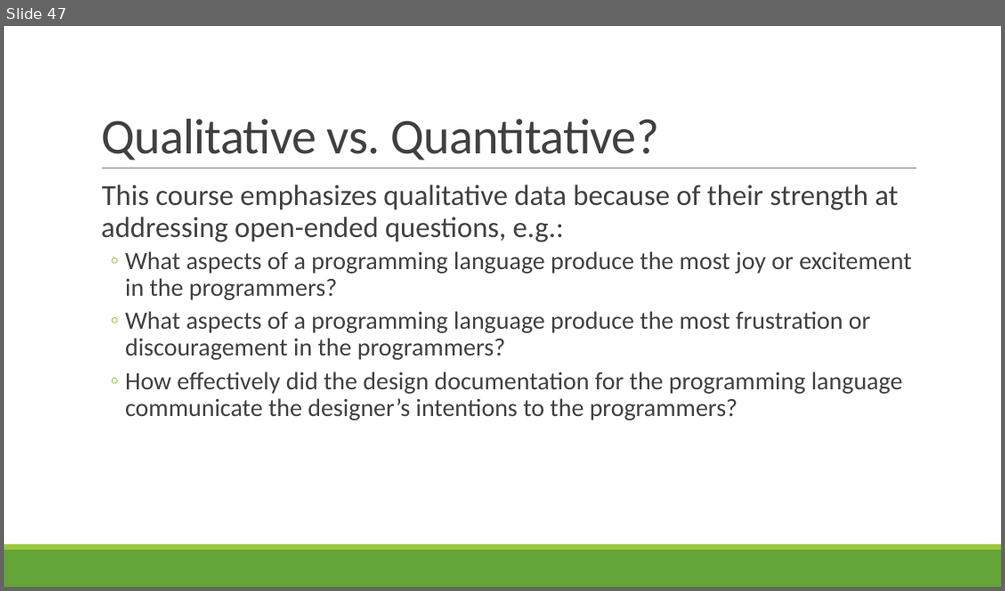
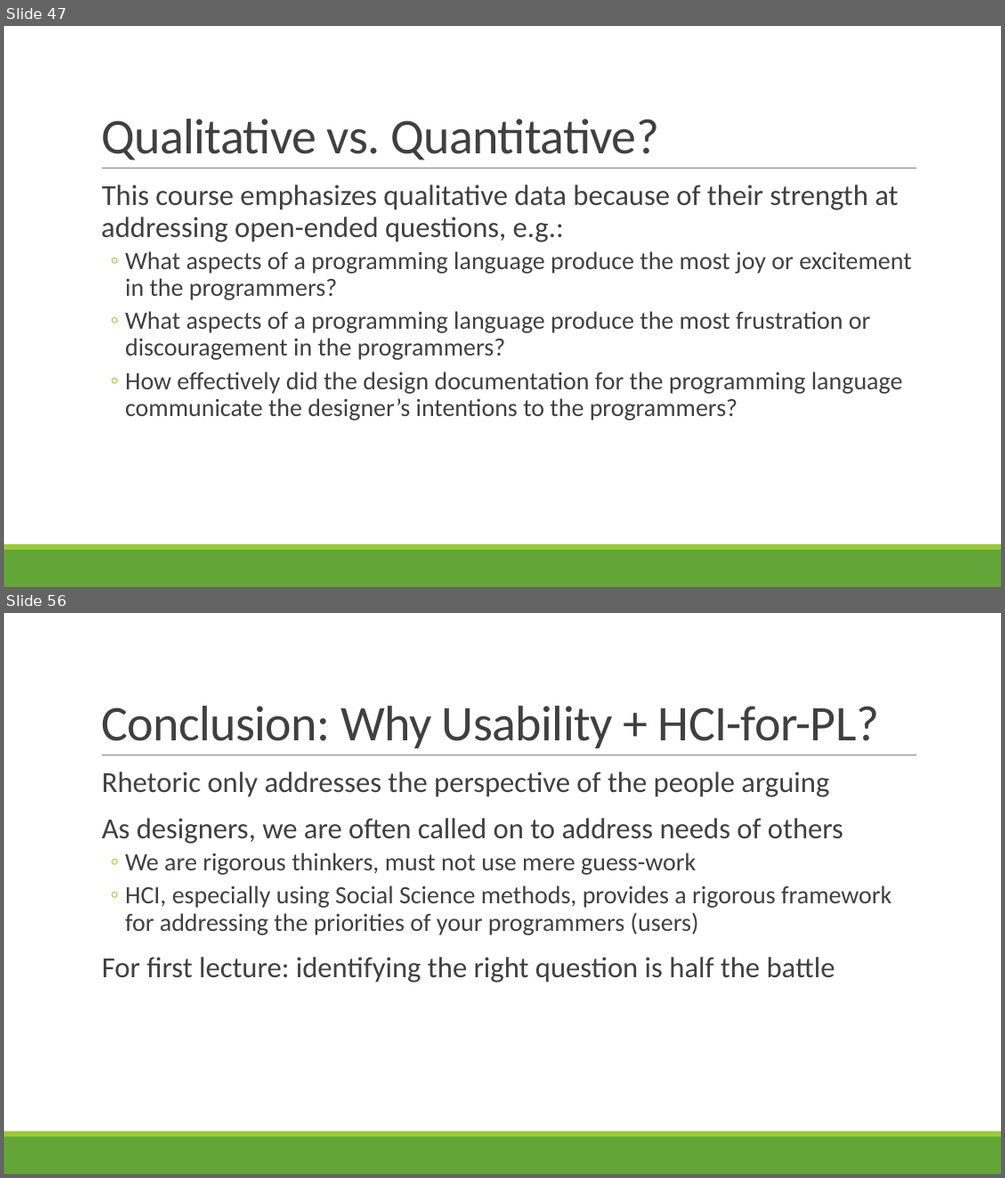
Before and after one commit to rbohrer/pl-course, a slide deck: LectureSlides/08Design1.pptx. Shown one above the other, each under a label of ours: slide 47 before the commit, slides 47 and 56 after it; the slides between them are not shown. The pictures are 1005x591 and 1005x1178 pixels, drawn with LibreOffice and Linux fonts; fonts in the diff are those of the drawing. Boxes give left, top, right and bottom in pixels: in the first picture for what was removed or moved away, otherwise in the second. Text is boxed around its words. In the diff, an @@ line names an element or a change of style, - is before the commit and + after.

```diff
--- a/LectureSlides/08Design1.pptx
+++ b/LectureSlides/08Design1.pptx
@@ slide 56 added at (x1=4, y1=613, x2=1001, y2=1174), background #FFFFFF; not listed: 3 template elements that a slide beside it also shows @@
@@ title added at (x1=101, y1=706, x2=879, y2=748), 48 pt, text #404040 @@
+Conclusion: Why Usability + HCI-for-PL?
@@ text added at (x1=102, y1=771, x2=891, y2=982), 28 pt, text #404040 @@
+  Rhetoric only addresses the perspective of the people arguing
+  As designers, we are often called on to address needs of others
+  ◦ We are rigorous thinkers, must not use mere guess-work
+  ◦ HCI, especially using Social Science methods, provides a rigorous framework for addressing the priorities of your programmers (users)
+  For first lecture: identifying the right question is half the battle
```
Also in this commit, not shown: 1 slide changed, 8 other slides added, 2 slides removed.
